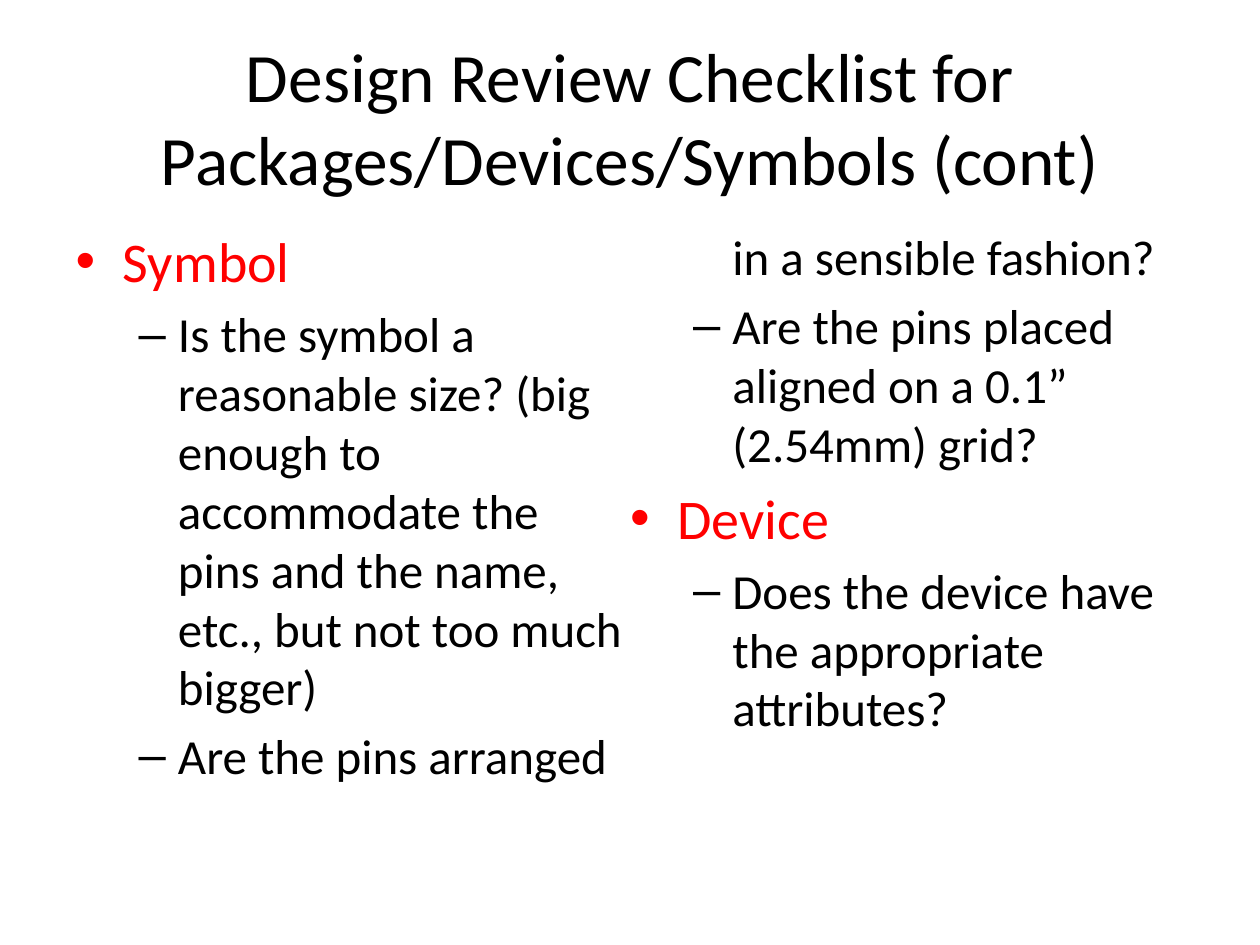
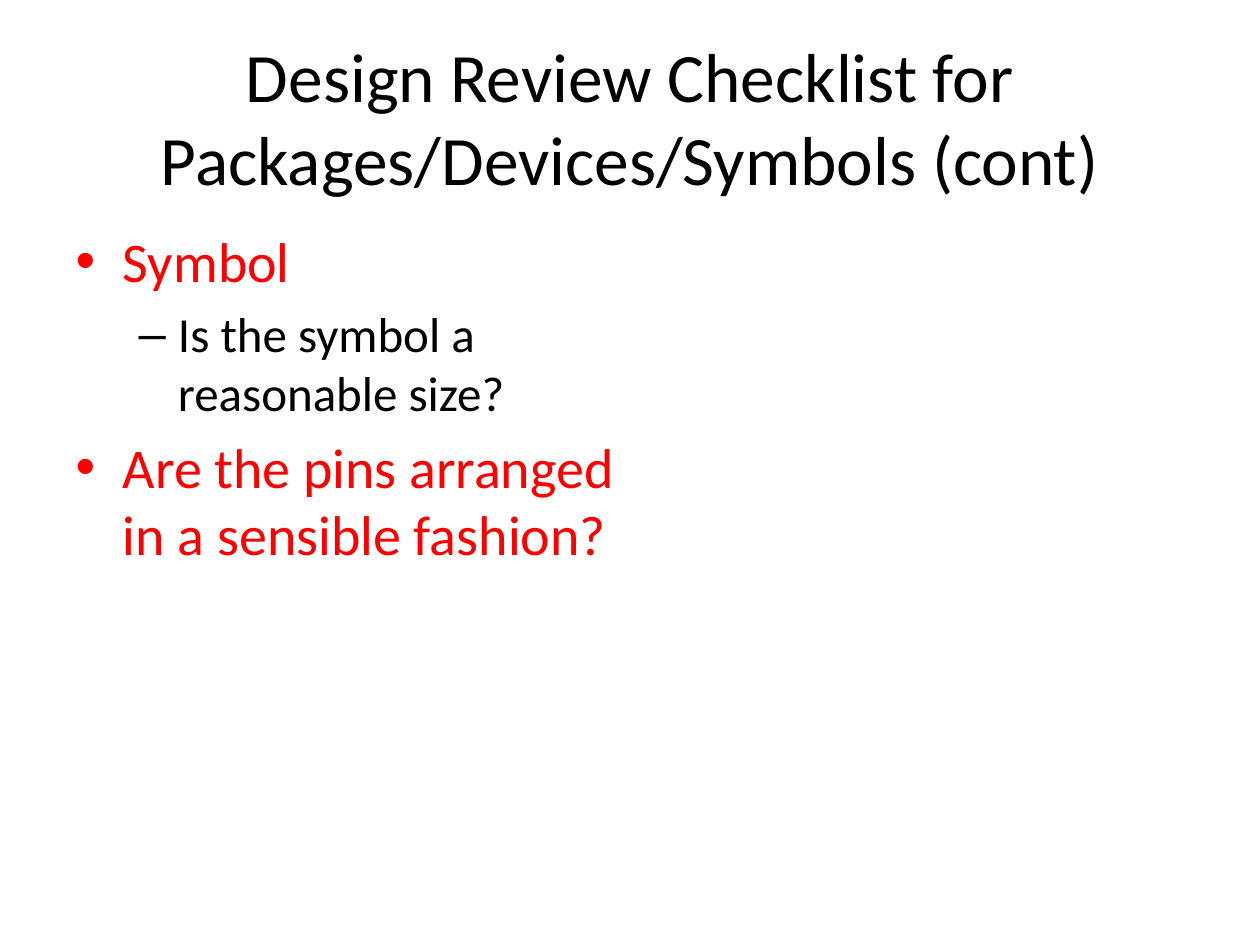
Before and after one commit to NVSL/QuadClass-Resources, a slide deck: slide 7 of Lecture Slides/05-Design Reviews.pptx. Drawn at 1260x945 pixels with LibreOffice and Linux fonts; fonts in the diff are those of the drawing. Boxes give left, top, right and bottom in pixels: in the first picture for what was removed or moved away, otherwise in the second. Text is boxed around its words. In the diff, an @@ line names an element or a change of style, - is before the commit and + after.

Commit message:
jlcpcb design files

```diff
--- a/Lecture Slides/05-Design Reviews.pptx
+++ b/Lecture Slides/05-Design Reviews.pptx
@@ text at [677,310,1154,727]: paragraphs removed @@
-  – Are the pins placed aligned on a 0.1” (2.54mm) grid?
-• Device
-  – Does the device have the appropriate attributes?
@@ text at [123,449,613,556]: size 28 to 32 pt, text colour #000000 to #FF0000 in "Are the pins arranged in a sensible ..."; bullet – to •; list level 2 to 1 in "Are the pins arranged in ..." @@
```
Also in this commit, not shown: 3 other slides changed, 1 slide added, 3 other files.
